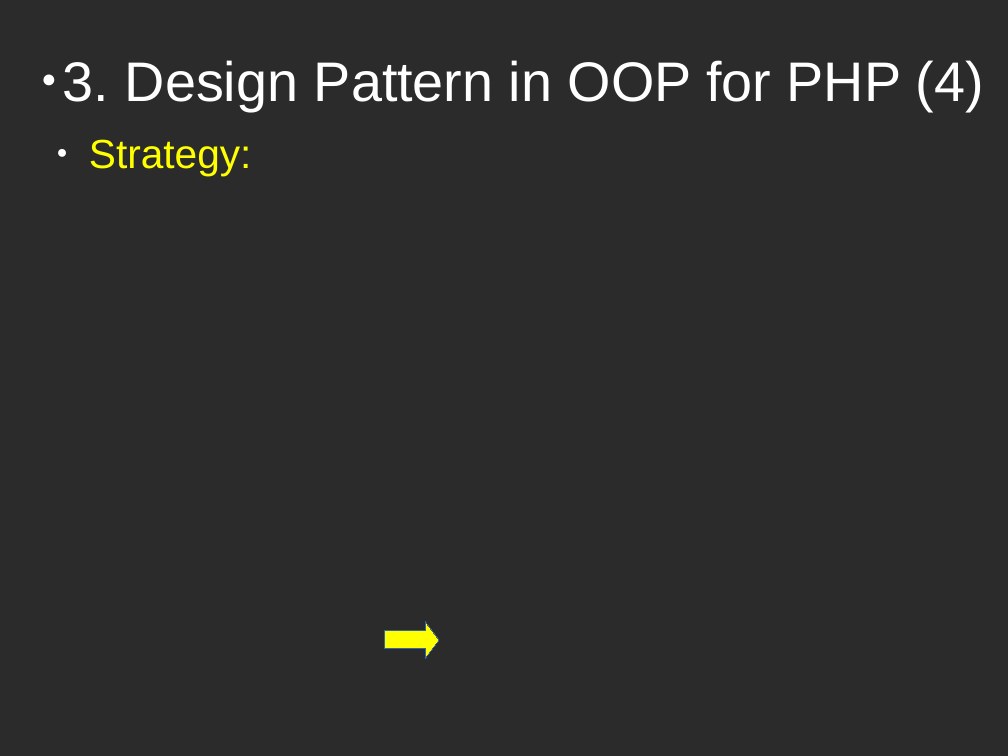
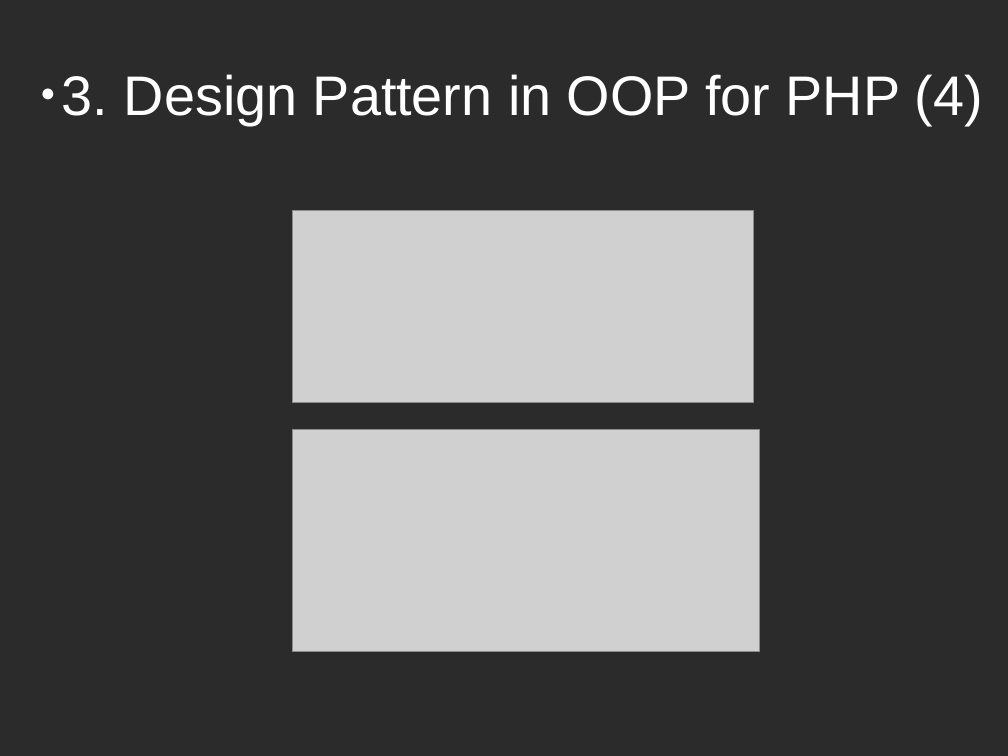
Before and after one commit to huongvt789/design-parttern, a slide deck: slide 8 of design-pattern.odp (slide 3 before the commit). Drawn at 1008x756 pixels with LibreOffice and Linux fonts; fonts in the diff are those of the drawing; grey boxes stand for pictures; background and template pictures are left out; a plain dark background stands for a picture behind light text. Boxes give left, top, right and bottom in pixels: in the first picture for what was removed or moved away, otherwise in the second. Text is boxed around its words. In the diff, an @@ line names an element or a change of style, - is before the commit and + after.

```diff
--- a/design-pattern.odp
+++ b/design-pattern.odp
@@ title "3. Design Pattern in OOP ..." moved from (x1=63, y1=60, x2=984, y2=111) to (x1=62, y1=74, x2=983, y2=125) @@
@@ text removed at (x1=89, y1=139, x2=252, y2=176) @@
-● Strategy:
@@ picture added at (x1=293, y1=210, x2=753, y2=402) @@
@@ picture added at (x1=293, y1=430, x2=759, y2=652) @@
@@ right arrow removed at (x1=384, y1=622, x2=439, y2=659) @@
```
Also in this commit, not shown: 3 other slides changed, 11 slides added, 1 other file.
